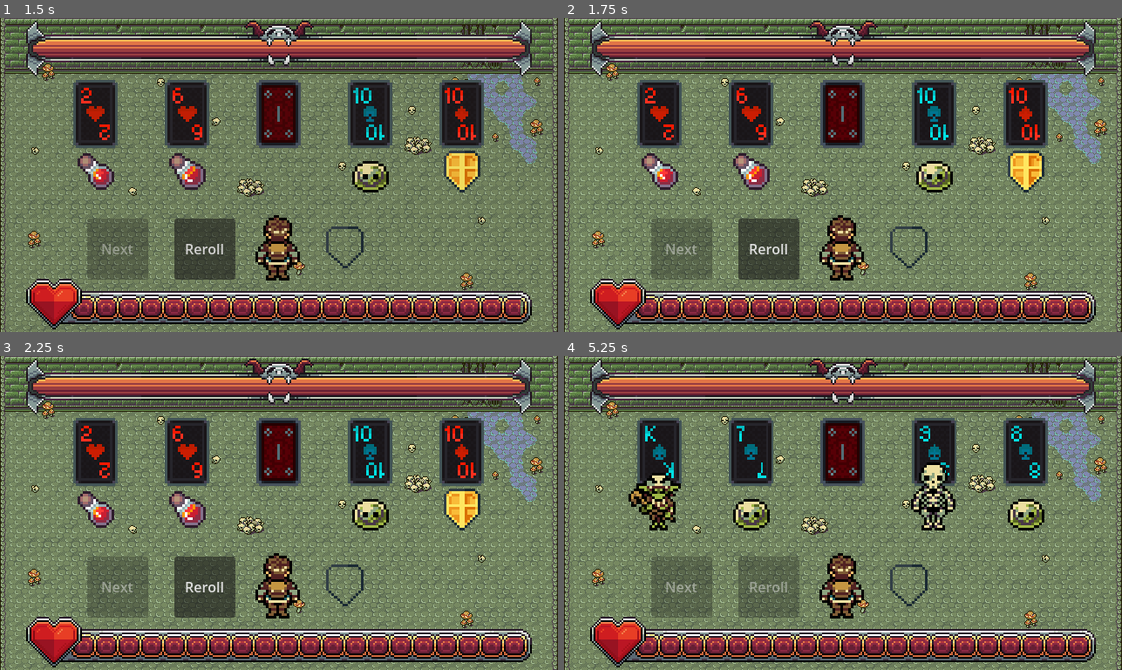
Above: before the commit, frames 1-4 (two rows, left to right).
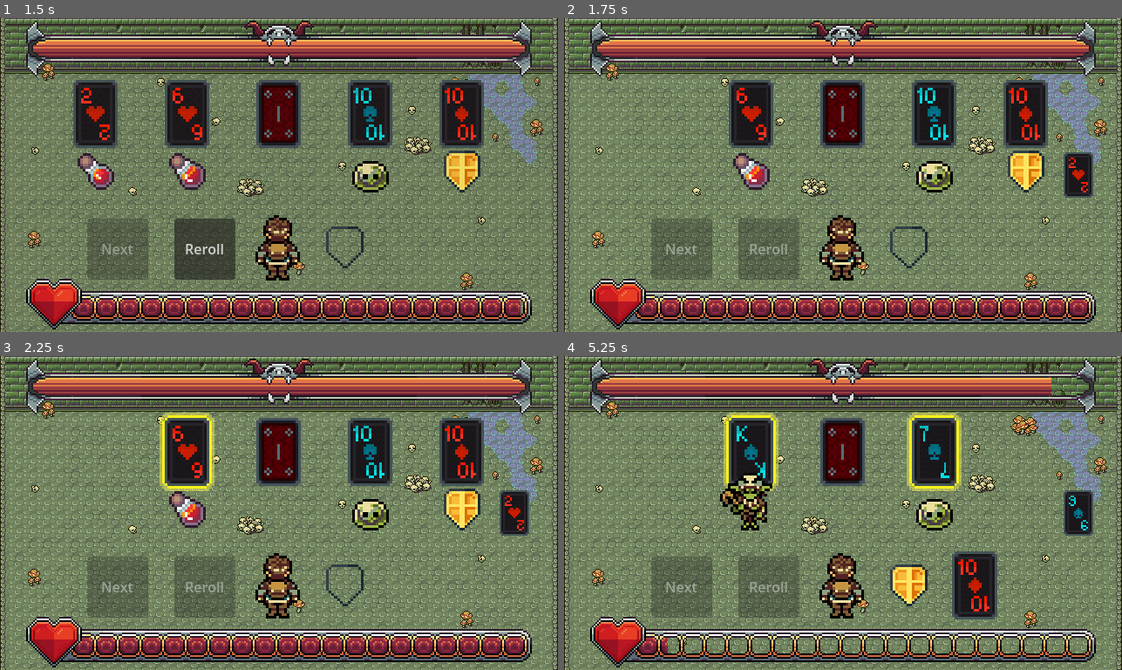
Above: after the commit, the same moments.

Repository: Linkseyes/Scoundrel2d
Game: Godot game, scene res://scenes/Main.tscn
The game is run twice, just before and just after one commit, with the same random seed, the same clock (stepped at 60 frames per second) and the same inputs.
Inputs (mouse positions are in pixels of both pictures, inside the frame that each line leads up to):
- Up to frame 1 (1.5 s): click "Reroll" at 0.5 s; move the mouse to (279, 115) at 1.27 s; click (279, 115) at 1.35 s
- Up to frame 2 (1.75 s): tap 1 (1_key, bound only after the commit) at 1.55 s
- Up to frame 3 (2.25 s): tap Enter at 2 s; move the mouse to (94, 453) at 2.02 s; hold A (a_key_left_card, bound only after the commit) from 2.03 s (still down); tap 1 (1_key, bound only after the commit) at 2.1 s
- Up to frame 4 (5.25 s): tap 2 (2_key, bound only after the commit) at 2.3, 2.85 s; tap Space at 2.75 s; move the mouse to (753, 453) at 2.77 s; release A (a_key_left_card, bound only after the commit) at 2.78 s; tap 3 (3_key, bound only after the commit) at 3.05, 4.35 s; click "Reroll" (after the commit: "Next") at 3.5 s; tap Enter at 4.25 s; move the mouse to (753, 453) at 4.27 s; tap 4 (4_key, bound only after the commit) at 4.55, 5.1 s; move the mouse to (932, 453) at 5.02 s; hold A (a_key_left_card, bound only after the commit) from 5.03 s (still down)

Frame 1 is identical in both runs. In frame 2, 5.0% of the frame differs, in the area x 13-95%, y 19-84%; in frame 3, 5.7%; in frame 4, 15%, in the area x 11-95%, y 6-95%.

Commit message:
#4 Added highlights and shortcuts

Diff:
--- a/project.godot
+++ b/project.godot
@@ -29,9 +29,50 @@
 
 [input]
 
-left_mouse_click={
+select_card={
 "deadzone": 0.2,
 "events": [Object(InputEventMouseButton,"resource_local_to_scene":false,"resource_name":"","device":-1,"window_id":0,"a …(253 unchanged characters)…
+, Object(InputEventKey,"resource_local_to_scene":false,"resource_name":"","device":-1,"window_id":0,"alt_pressed":false,"shift_pressed":false,"ctrl_pressed":false,"meta_pressed":false,"pressed":false,"keycode":0,"physical_keycode":32,"key_label":0,"unicode":32,"location":0,"echo":false,"script":null)
+]
+}
+a_key_left_card={
+"deadzone": 0.2,
+"events": [Object(InputEventKey,"resource_local_to_scene":false,"resource_name":"","device":-1,"window_id":0,"alt_pressed":false,"shift_pressed":false,"ctrl_pressed":false,"meta_pressed":false,"pressed":false,"keycode":0,"physical_keycode":65,"key_label":0,"unicode":97,"location":0,"echo":false,"script":null)
+]
+}
+d_key_left_card={
+"deadzone": 0.2,
+"events": [Object(InputEventKey,"resource_local_to_scene":false,"resource_name":"","device":-1,"window_id":0,"alt_pressed":false,"shift_pressed":false,"ctrl_pressed":false,"meta_pressed":false,"pressed":false,"keycode":0,"physical_keycode":68,"key_label":0,"unicode":100,"location":0,"echo":false,"script":null)
+]
+}
+q_key={
+"deadzone": 0.2,
+"events": [Object(InputEventKey,"resource_local_to_scene":false,"resource_name":"","device":-1,"window_id":0,"alt_pressed":false,"shift_pressed":false,"ctrl_pressed":false,"meta_pressed":false,"pressed":false,"keycode":0,"physical_keycode":81,"key_label":0,"unicode":113,"location":0,"echo":false,"script":null)
+]
+}
+e_key={
+"deadzone": 0.2,
+"events": [Object(InputEventKey,"resource_local_to_scene":false,"resource_name":"","device":-1,"window_id":0,"alt_pressed":false,"shift_pressed":false,"ctrl_pressed":false,"meta_pressed":false,"pressed":false,"keycode":0,"physical_keycode":69,"key_label":0,"unicode":101,"location":0,"echo":false,"script":null)
+]
+}
+1_key={
+"deadzone": 0.2,
+"events": [Object(InputEventKey,"resource_local_to_scene":false,"resource_name":"","device":-1,"window_id":0,"alt_pressed":false,"shift_pressed":false,"ctrl_pressed":false,"meta_pressed":false,"pressed":false,"keycode":0,"physical_keycode":49,"key_label":0,"unicode":49,"location":0,"echo":false,"script":null)
+]
+}
+2_key={
+"deadzone": 0.2,
+"events": [Object(InputEventKey,"resource_local_to_scene":false,"resource_name":"","device":-1,"window_id":0,"alt_pressed":false,"shift_pressed":false,"ctrl_pressed":false,"meta_pressed":false,"pressed":false,"keycode":0,"physical_keycode":50,"key_label":0,"unicode":50,"location":0,"echo":false,"script":null)
+]
+}
+3_key={
+"deadzone": 0.2,
+"events": [Object(InputEventKey,"resource_local_to_scene":false,"resource_name":"","device":-1,"window_id":0,"alt_pressed":false,"shift_pressed":false,"ctrl_pressed":false,"meta_pressed":false,"pressed":false,"keycode":0,"physical_keycode":51,"key_label":0,"unicode":51,"location":0,"echo":false,"script":null)
+]
+}
+4_key={
+"deadzone": 0.2,
+"events": [Object(InputEventKey,"resource_local_to_scene":false,"resource_name":"","device":-1,"window_id":0,"alt_pressed":false,"shift_pressed":false,"ctrl_pressed":false,"meta_pressed":false,"pressed":false,"keycode":0,"physical_keycode":52,"key_label":0,"unicode":52,"location":0,"echo":false,"script":null)
 ]
 }
 
--- a/resources/deck_atlas_texture.tres
+++ b/resources/deck_atlas_texture.tres
@@ -1,6 +1,6 @@
 [gd_resource type="AtlasTexture" format=3 uid="uid://cjcvyn7derlw1"]
 
-[ext_resource type="Texture2D" uid="uid://cwhl3pvwjpj1h" path="res://assets/playingcards/cards_dark_alt.PNG" id="1_0abwy"]
+[ext_resource type="Texture2D" uid="uid://cwhl3pvwjpj1h" path="res://assets/art/playingcards/cards_dark_alt.PNG" id="1_0abwy"]
 
 [resource]
 atlas = ExtResource("1_0abwy")
--- a/scenes/Card.tscn
+++ b/scenes/Card.tscn
@@ -5,6 +5,36 @@
 [ext_resource type="Texture2D" uid="uid://bcombqmw72ht2" path="res://resources/monster_atlas_texture.tres" id="3_4dx8l"]
 [ext_resource type="Script" uid="uid://dus2pcq717jjb" path="res://scripts/card/card_visuals.gd" id="3_qf083"]
 [ext_resource type="Texture2D" uid="uid://bcwfoth7yyc3c" path="res://assets/art/PotionAndShield.png" id="4_40ytf"]
+[ext_resource type="Texture2D" uid="uid://cgxkdjl3y5eqd" path="res://assets/art/playingcards/highlight.png" id="6_5273u"]
+
+[sub_resource type="AtlasTexture" id="AtlasTexture_ulcbd"]
+atlas = ExtResource("6_5273u")
+region = Rect2(0, 0, 23, 32)
+
+[sub_resource type="AtlasTexture" id="AtlasTexture_nii3k"]
+atlas = ExtResource("6_5273u")
+region = Rect2(23, 0, 23, 32)
+
+[sub_resource type="AtlasTexture" id="AtlasTexture_hg1gp"]
+atlas = ExtResource("6_5273u")
+region = Rect2(46, 0, 23, 32)
+
+[sub_resource type="SpriteFrames" id="SpriteFrames_lcyhw"]
+animations = [{
+"frames": [{
+"duration": 1.0,
+"texture": SubResource("AtlasTexture_ulcbd")
+}, {
+"duration": 1.0,
+"texture": SubResource("AtlasTexture_nii3k")
+}, {
+"duration": 1.0,
+"texture": SubResource("AtlasTexture_hg1gp")
+}],
+"loop": true,
+"name": &"card_highlight",
+"speed": 5.0
+}]
 
 [sub_resource type="RectangleShape2D" id="RectangleShape2D_u4fkt"]
 size = Vector2(18, 26)
@@ -17,10 +47,89 @@
 atlas = SubResource("AtlasTexture_5273u")
 region = Rect2(0, 0, 48, 32)
 
+[sub_resource type="Animation" id="Animation_qbjcq"]
+length = 0.001
+tracks/0/type = "value"
+tracks/0/imported = false
+tracks/0/enabled = true
+tracks/0/path = NodePath("Highlight:frame")
+tracks/0/interp = 1
+tracks/0/loop_wrap = true
+tracks/0/keys = {
+"times": PackedFloat32Array(0),
+"transitions": PackedFloat32Array(1),
+"update": 1,
+"values": [0]
+}
+
+[sub_resource type="Animation" id="Animation_5273u"]
+resource_name = "card_highlight"
+length = 0.25
+loop_mode = 2
+tracks/0/type = "value"
+tracks/0/imported = false
+tracks/0/enabled = true
+tracks/0/path = NodePath("Highlight:animation")
+tracks/0/interp = 1
+tracks/0/loop_wrap = true
+tracks/0/keys = {
+"times": PackedFloat32Array(0),
+"transitions": PackedFloat32Array(1),
+"update": 1,
+"values": [&"card_highlight"]
+}
+tracks/1/type = "value"
+tracks/1/imported = false
+tracks/1/enabled = true
+tracks/1/path = NodePath("Highlight:frame")
+tracks/1/interp = 1
+tracks/1/loop_wrap = true
+tracks/1/keys = {
+"times": PackedFloat32Array(0, 0.1, 0.2),
+"transitions": PackedFloat32Array(1, 1, 1),
+"update": 1,
+"values": [0, 1, 2]
+}
+
+[sub_resource type="AnimationLibrary" id="AnimationLibrary_qbjcq"]
+_data = {
+&"RESET": SubResource("Animation_qbjcq"),
+&"card_highlight": SubResource("Animation_5273u")
+}
+
+[sub_resource type="AnimationNodeAnimation" id="AnimationNodeAnimation_dqwud"]
+animation = &"card_highlight"
+
+[sub_resource type="AnimationNodeTimeScale" id="AnimationNodeTimeScale_hddve"]
+
+[sub_resource type="AnimationNodeBlendTree" id="AnimationNodeBlendTree_50dou"]
+graph_offset = Vector2(-393.0608, 25.441986)
+nodes/output/position = Vector2(580, 140)
+nodes/Animation/node = SubResource("AnimationNodeAnimation_dqwud")
+nodes/Animation/position = Vector2(180, 100)
+nodes/TimeScale/node = SubResource("AnimationNodeTimeScale_hddve")
+nodes/TimeScale/position = Vector2(420, 80)
+node_connections = [&"output", 0, &"TimeScale", &"TimeScale", 0, &"Animation"]
+
+[sub_resource type="AnimationNodeStateMachineTransition" id="AnimationNodeStateMachineTransition_5273u"]
+
+[sub_resource type="AnimationNodeStateMachine" id="AnimationNodeStateMachine_nii3k"]
+states/Start/position = Vector2(239, 100)
+states/highlight/node = SubResource("AnimationNodeBlendTree_50dou")
+states/highlight/position = Vector2(560, 100)
+transitions = ["Start", "highlight", SubResource("AnimationNodeStateMachineTransition_5273u")]
+graph_offset = Vector2(-59, 4)
+
 [node name="Card" type="Area2D" unique_id=582366 groups=["Cards"]]
 scale = Vector2(3, 3)
 script = ExtResource("1_dd2wi")
 card_size = Vector2(17, 26)
+
+[node name="Highlight" type="AnimatedSprite2D" parent="." unique_id=1124597252]
+visible = false
+texture_filter = 1
+sprite_frames = SubResource("SpriteFrames_lcyhw")
+animation = &"card_highlight"
 
 [node name="Sprite2D" type="Sprite2D" parent="." unique_id=2128474220]
 texture_filter = 1
@@ -49,5 +158,13 @@
 scale = Vector2(0.99999994, 0.99999994)
 texture = ExtResource("3_4dx8l")
 
+[node name="AnimationPlayer" type="AnimationPlayer" parent="." unique_id=268076214]
+libraries/ = SubResource("AnimationLibrary_qbjcq")
+
+[node name="AnimationTree" type="AnimationTree" parent="." unique_id=1093729859]
+tree_root = SubResource("AnimationNodeStateMachine_nii3k")
+anim_player = NodePath("../AnimationPlayer")
+parameters/highlight/TimeScale/scale = 0.5
+
 [connection signal="mouse_entered" from="." to="." method="_on_mouse_entered"]
 [connection signal="mouse_exited" from="." to="." method="_on_mouse_exited"]
--- a/scripts/advance_button.gd
+++ b/scripts/advance_button.gd
@@ -2,19 +2,20 @@
 class_name AdvanceButton
 extends Button
 
-var active: bool
-
 signal advance_button_pressed
 
 func _ready() -> void:
-	active = true
+	disabled = true
+
+func _process(delta: float) -> void:
+	if Input.is_action_just_pressed("q_key") and !disabled:
+		_on_pressed()
 
 func _on_pressed() -> void:
-	if active:
-		emit_signal("advance_button_pressed")
+	emit_signal("advance_button_pressed")
 
 func activate():
-	active = true
+	disabled = false
 
 func deactivate():
-	active = false
+	disabled = true
--- a/scripts/card/playing_card.gd
+++ b/scripts/card/playing_card.gd
@@ -3,6 +3,8 @@
 
 @onready var card_visuals: CardVisuals = $CardVisuals
 @onready var sprite_2d: Sprite2D = $Sprite2D
+@onready var animation_tree: AnimationTree = $AnimationTree
+@onready var highlight: AnimatedSprite2D = $Highlight
 
 ## The size of the card in pixels: x for width, y for height
 @export var card_size: Vector2
@@ -12,6 +14,7 @@
 var selected: bool
 # If the card in in the game or in the discard pile
 var in_game: bool
+var position_in_room: int
 
 signal card_used(card: PlayingCard)
 
@@ -19,6 +22,7 @@
 # Called when the node enters the scene tree for the first time.
 func _ready() -> void:
 	print("ready")
+	animation_tree.get("parameters/playback").travel("highlight")
 	selected = false
 
 # Called every frame. 'delta' is the elapsed time since the previous frame.
@@ -26,19 +30,23 @@
 	if !in_game:
 		return
 
-	if Input.is_action_just_pressed("left_mouse_click") and selected:
-		# If the player clicked on the card, it will perform its action
-		in_game = false
-		card_visuals.clear_visual()
-		emit_signal("card_used", self)
+	if Input.is_action_just_pressed("select_card") and selected:
+		play_card()
 
+func play_card():
+	# If the player clicked on the card, it will perform its action
+	highlight.visible = false
+	in_game = false
+	card_visuals.clear_visual()
+	emit_signal("card_used", self)
 
 # The starting function for the Card
 # This function must be called by any sprit that creates PlayingCards
-func start(pos: Vector2, p_card: Card):
+func start(pos: Vector2, p_card: Card, p_position_in_room: int):
 	position = pos
 	card = p_card
 	in_game = true
+	position_in_room = p_position_in_room
 
 	set_card_sprite()
 	card_visuals.set_card_visual()
@@ -57,12 +65,24 @@
 # Method called when the mouse enters the Collider2D of the card
 # Linked to the _on_mouse_entered signal
 func _on_mouse_entered() -> void:
+	if in_game:
+		highlight.visible = true
 	selected = true
+
 
 # Method called when the mouse exits the Collider2D of the card
 # Linked to the _on_mouse_exited signal
 func _on_mouse_exited() -> void:
+	highlight.visible = false
 	selected = false
 
 func deactivate_card():
 	in_game = false
+
+func highlight_on():
+	highlight.visible = true
+	selected = true
+
+func highlight_off():
+	highlight.visible = false
+	selected = false
--- a/scripts/reroll_button.gd
+++ b/scripts/reroll_button.gd
@@ -6,15 +6,18 @@
 @export var action_cooldown: int
 
 var cooldown_counter: int = 0
-var active: bool
 
 signal reroll_button_pressed
 
 func _ready() -> void:
-	active = true
+	disabled = false
+
+func _process(delta: float) -> void:
+	if Input.is_action_just_pressed("e_key") and !disabled:
+		_on_pressed()
 
 func _on_pressed() -> void:
-	if cooldown_counter <= 0 and active:
+	if cooldown_counter <= 0 and !disabled:
 		emit_signal("reroll_button_pressed")
 		cooldown_counter = action_cooldown
 		disabled = true
@@ -25,7 +28,7 @@
 		disabled = false
 
 func activate():
-	active = true
+	disabled = false
 
 func deactivate():
-	active = false
+	disabled = true
--- a/scripts/room_manager.gd
+++ b/scripts/room_manager.gd
@@ -19,10 +19,25 @@
 @export var card_scene: PackedScene
 # The top card of the discard pile
 var current_discard: PlayingCard
+var selected_card_pointer: int = -1
+
+func _process(delta: float) -> void:
+	if Input.is_action_just_pressed("a_key_left_card"):
+		highlight_selected_card(-1)
+	elif Input.is_action_just_pressed("d_key_left_card"):
+		highlight_selected_card(+1)
+	elif Input.is_action_just_pressed("1_key"):
+		try_use_card(1)
+	elif Input.is_action_just_pressed("2_key"):
+		try_use_card(2)
+	elif Input.is_action_just_pressed("3_key"):
+		try_use_card(3)
+	elif Input.is_action_just_pressed("4_key"):
+		try_use_card(4)
 
 func start_game():
 	generate_new_room()
-	next_button.activate()
+	next_button.deactivate()
 	reroll_button.activate()
 
 func end_game():
@@ -31,10 +46,9 @@
 	next_button.deactivate()
 	reroll_button.deactivate()
 
-
 func generate_new_room():
 	reroll_button.decrease_cooldown()
-	next_button.disabled = true
+	next_button.deactivate()
 	var spaw_points = card_positions.get_children()
 
 	var n_old_cards = 0
@@ -50,7 +64,7 @@
 		var new_card = card_scene.instantiate()
 		new_card.card_used.connect(use_card)
 		current_room.add_child(new_card)
-		new_card.start(spaw_points.get(n_old_cards + i).position, cards.get(i))
+		new_card.start(spaw_points.get(n_old_cards + i).position, cards.get(i), i+1)
 		new_card.add_to_group("Cards")
 
 	print(deck.playing_deck.deck.size())
@@ -72,11 +86,11 @@
 
 	if needs_new_room():
 		generate_new_room()
+		reroll_button.activate()
 	elif current_room.get_child_count() == 1:
-		next_button.disabled = false
+		next_button.activate()
 	else:
-		reroll_button.disabled = true
-
+		reroll_button.deactivate()
 
 func needs_new_room() -> bool:
 	return current_room.get_child_count() == 0
@@ -103,3 +117,15 @@
 	current_discard = card
 	card.position = discard_pile_pos.position
 	card.scale = Vector2(2,2)
+
+func highlight_selected_card(increment: int):
+	var selected_card = current_room.get_child(selected_card_pointer)
+	if selected_card != null:
+		selected_card.highlight_off()
+	selected_card_pointer = clamp(selected_card_pointer + increment, 0, current_room.get_child_count() - 1)
+	current_room.get_child(selected_card_pointer).highlight_on()
+
+func try_use_card(card_number: int):
+	for card in current_room.get_children():
+		if card.position_in_room == card_number:
+			card.play_card()
Binary file added: assets/art/playingcards/highlight.aseprite
Binary file added: assets/art/playingcards/highlight.png
Not shown, added: assets/art/playingcards/highlight.png.import
